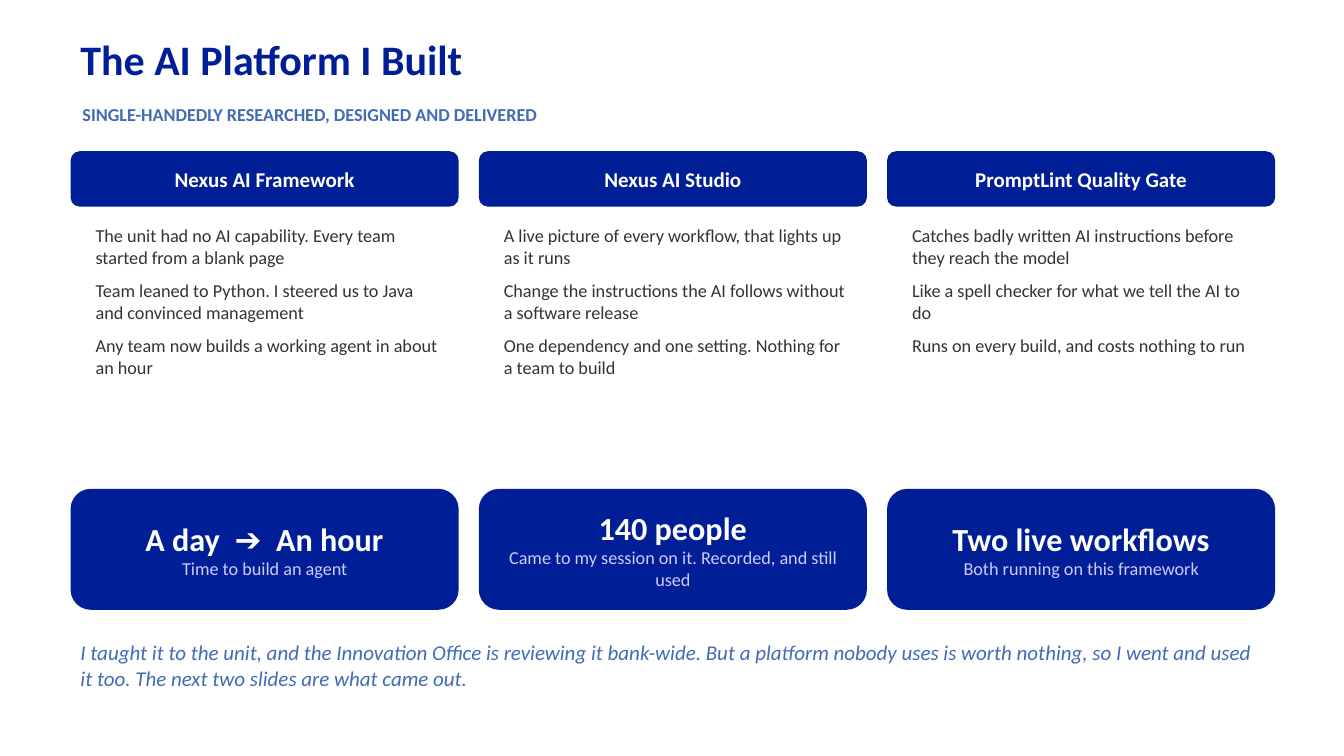
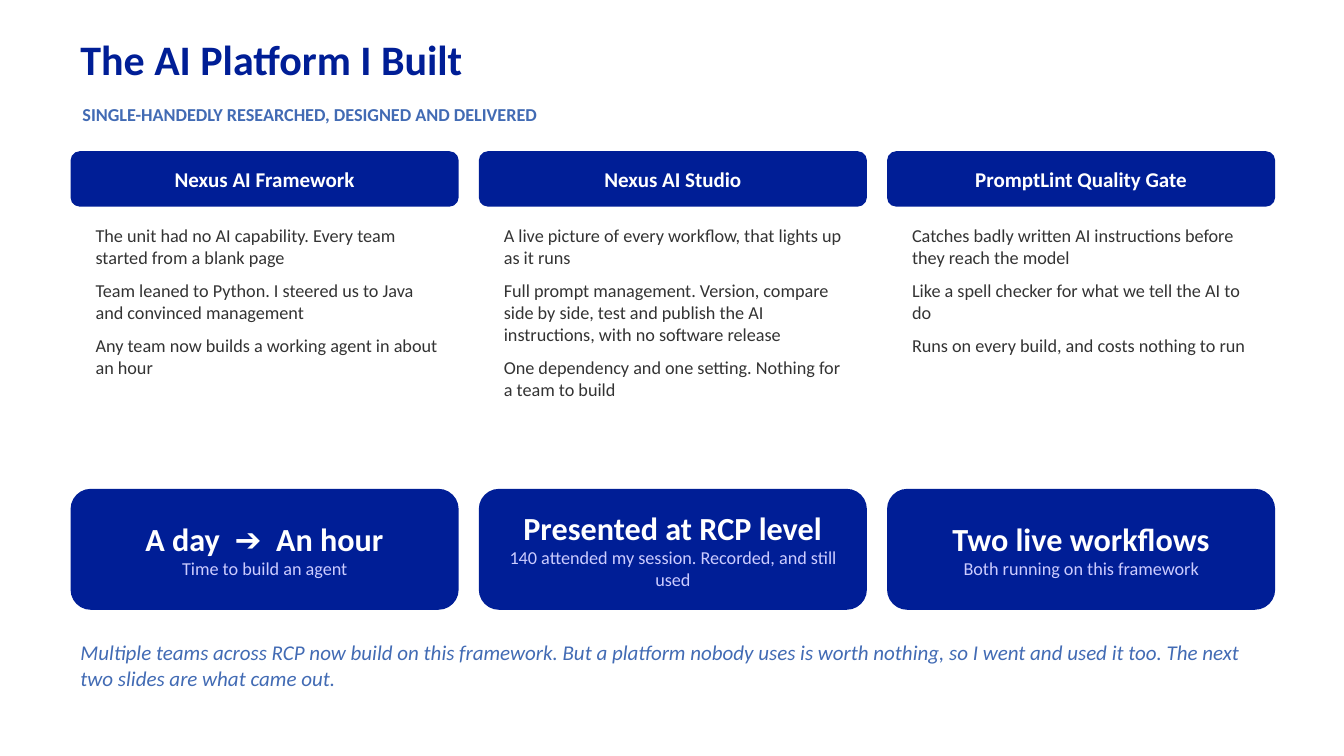
Before and after one commit to Eainde/promo, a slide deck: slide 3 of second_round/promotion_presentation_second_round.pptx. Drawn at 1344x756 pixels with LibreOffice and Linux fonts; fonts in the diff are those of the drawing. Boxes give left, top, right and bottom in pixels: in the first picture for what was removed or moved away, otherwise in the second. Text is boxed around its words. In the diff, an @@ line names an element or a change of style, - is before the commit and + after.

```diff
--- a/second_round/promotion_presentation_second_round.pptx
+++ b/second_round/promotion_presentation_second_round.pptx
@@ text at [504, 284, 828, 343]: text changed @@
-Change the instructions the AI follows without a software release
+Full prompt management. Version, compare side by side, test and publish the AI instructions, with no software release
@@ text in rounded rectangle at [510, 517, 836, 586]: text changed @@
-140 people
-Came to my session on it. Recorded, and still used
+Presented at RCP level
+140 attended my session. Recorded, and still used
@@ text at [80, 645, 1239, 686]: text changed @@
-I taught it to the unit, and the Innovation Office is reviewing it bank-wide. But a platform nobody uses is worth nothing, so I went and used it too. The next two slides are what came out.
+Multiple teams across RCP now build on this framework. But a platform nobody uses is worth nothing, so I went and used it too. The next two slides are what came out.
```
Also in this commit, not shown: 3 other slides changed, 7 other files.
